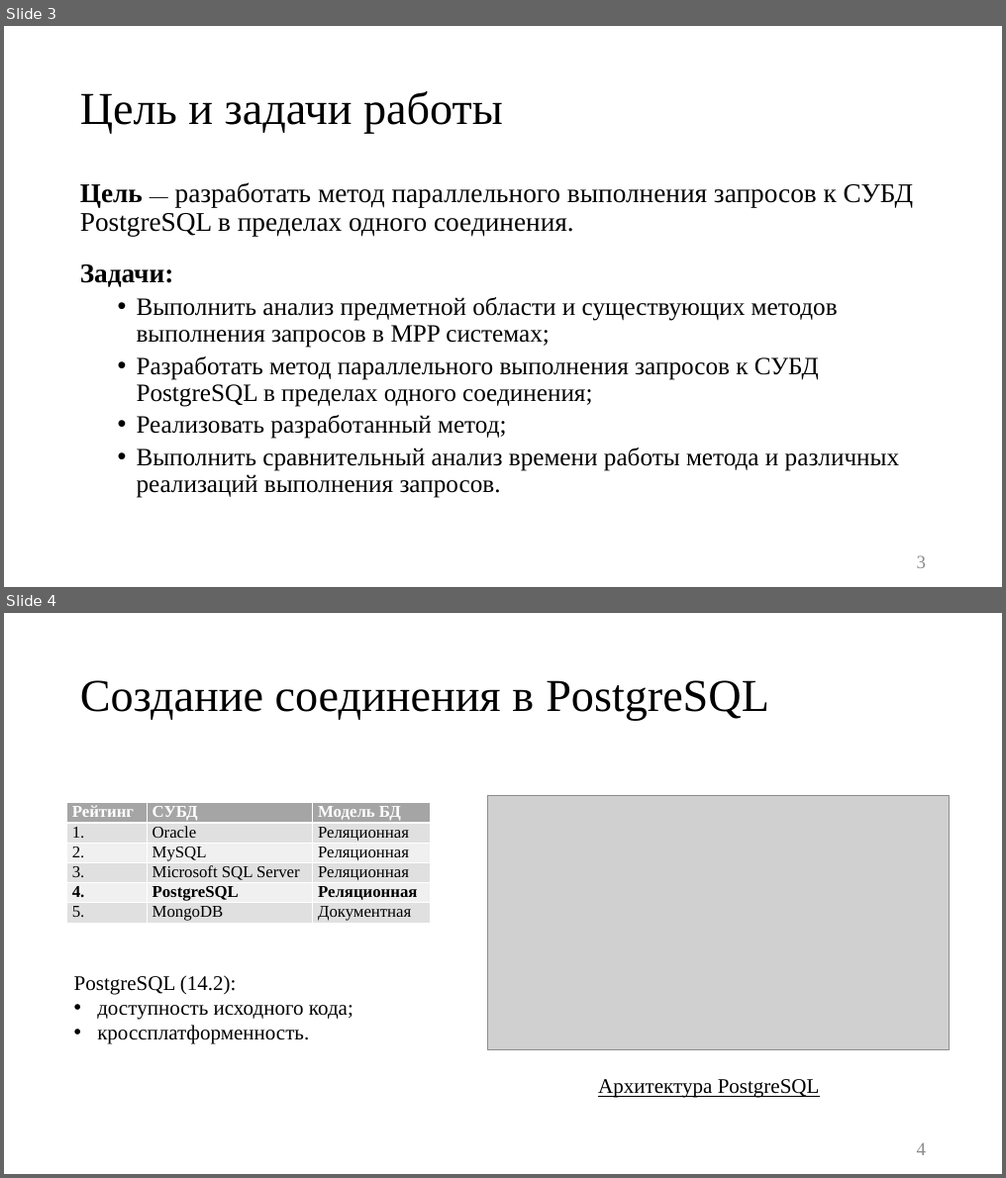
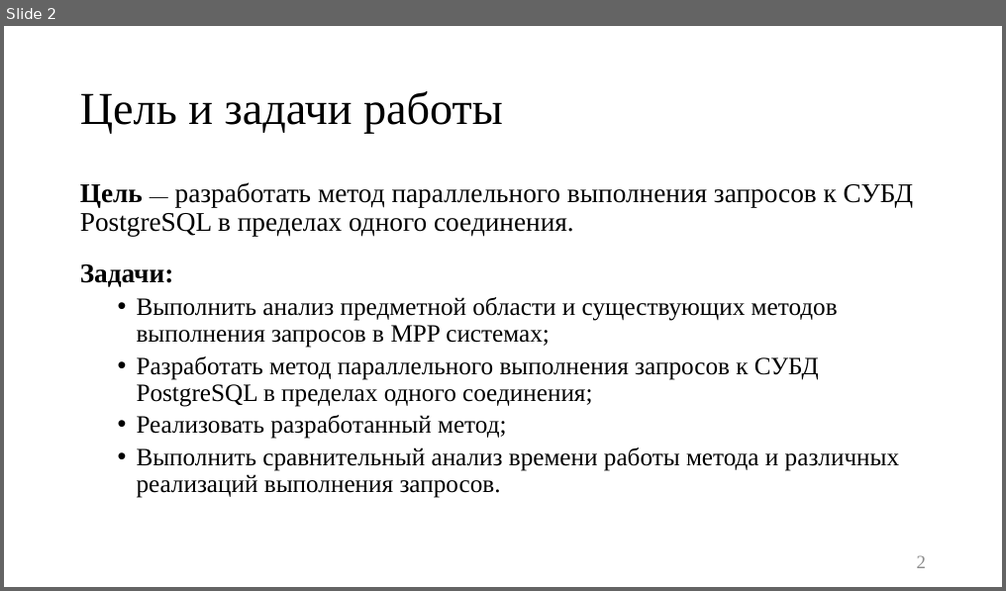
Before and after one commit to platosha-git/Diplom-theory, a slide deck: Презентация.pptx. Shown one above the other, each under a label of ours: slides 3 and 4 before the commit, slide 2 after it. The pictures are 1006x1178 and 1006x591 pixels, drawn with LibreOffice and Linux fonts; fonts in the diff are those of the drawing; grey boxes stand for pictures. Boxes give left, top, right and bottom in pixels: in the first picture for what was removed or moved away, otherwise in the second. Text is boxed around its words. In the diff, an @@ line names an element or a change of style, - is before the commit and + after.

```diff
--- a/Презентация.pptx
+++ b/Презентация.pptx
@@ slide 4 removed at (x1=4, y1=613, x2=1002, y2=1174), background #FFFFFF @@
@@ title removed at (x1=80, y1=680, x2=769, y2=721) @@
-Создание соединения в PostgreSQL
@@ table removed at (x1=67, y1=803, x2=432, y2=925), 6 rows, 3 columns @@
-Рейтинг | СУБД | Модель БД
-1. | Oracle | Реляционная
-2. | MySQL | Реляционная
-3. | Microsoft SQL Server | Реляционная
-4. | PostgreSQL | Реляционная
-5. | MongoDB | Документная
@@ picture removed at (x1=488, y1=795, x2=949, y2=1051) @@
@@ text removed at (x1=74, y1=975, x2=353, y2=1045) @@
-PostgreSQL (14.2):
-• доступность исходного кода;
-• кроссплатформенность.
@@ text removed at (x1=598, y1=1079, x2=820, y2=1098) @@
-Архитектура PostgreSQL
@@ page number removed at (x1=917, y1=1143, x2=926, y2=1156) @@
-4
@@ what was slide 3 is now slide 2 @@
@@ page number at (x1=917, y1=556, x2=926, y2=569): text changed @@
-3
+2
```
Also in this commit, not shown: 9 slides changed, 1 other slide removed, 6 other files.
